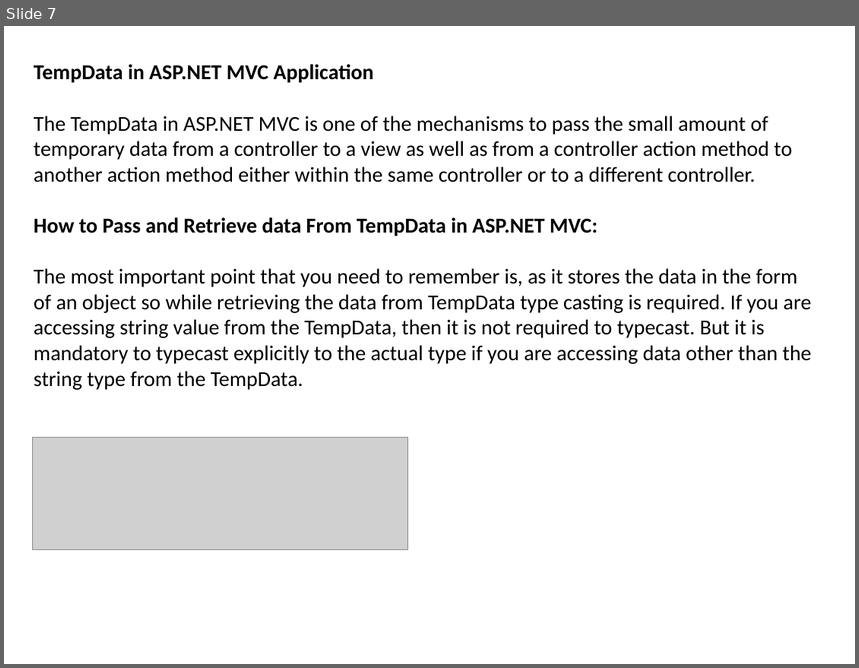
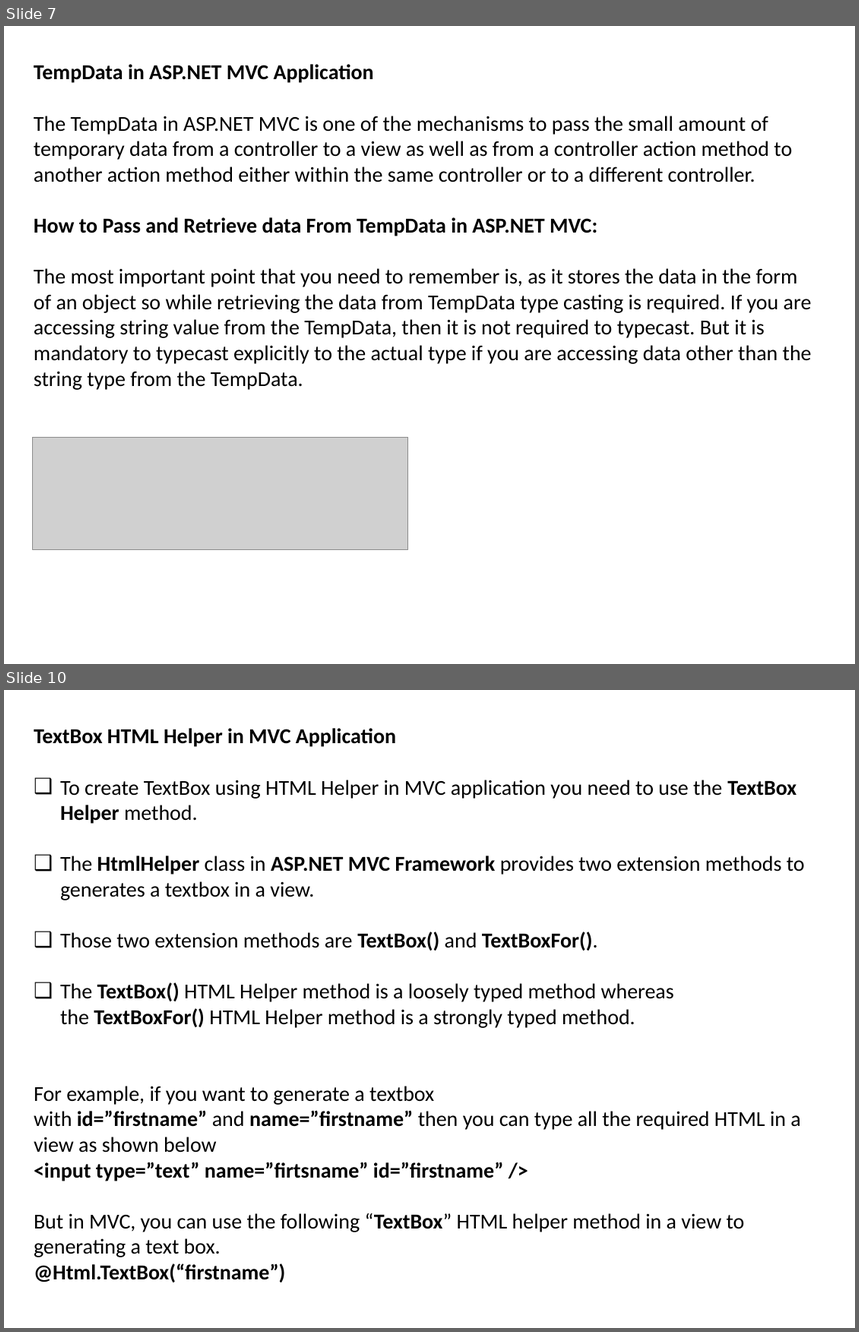
Before and after one commit to Patwaris/DotNetFullStack, a slide deck: MVC/MVC_PPT.pptx. Shown one above the other, each under a label of ours: slide 7 before the commit, slides 7 and 10 after it; the slides between them are not shown. The pictures are 859x668 and 859x1332 pixels, drawn with LibreOffice and Linux fonts; fonts in the diff are those of the drawing; grey boxes stand for pictures. Boxes give left, top, right and bottom in pixels: in the first picture for what was removed or moved away, otherwise in the second. Text is boxed around its words. In the diff, an @@ line names an element or a change of style, - is before the commit and + after.

Commit message:
HTML Helpers

```diff
--- a/MVC/MVC_PPT.pptx
+++ b/MVC/MVC_PPT.pptx
@@ slide 10 added at <box>4,690,855,1328</box>, background #FFFFFF @@
@@ text added at <box>34,728,805,1283</box>, 18 pt, text #000000 @@
+TextBox HTML Helper in MVC Application
+❑ To create TextBox using HTML Helper in MVC application you need to use the TextBox Helper method.
+❑ The HtmlHelper class in ASP.NET MVC Framework provides two extension methods to generates a textbox in a view.
+❑ Those two extension methods are TextBox() and TextBoxFor().
+❑ The TextBox() HTML Helper method is a loosely typed method whereas the TextBoxFor() HTML Helper method is a strongly typed method.
+For example, if you want to generate a textbox with id=”firstname” and name=”firstname” then you can type all the required HTML in a view as shown below
+<input type=”text” name=”firtsname” id=”firstname” />
+But in MVC, you can use the following “TextBox” HTML helper method in a view to generating a text box.
+@Html.TextBox(“firstname”)
```
Also in this commit, not shown: 2 other slides added.
